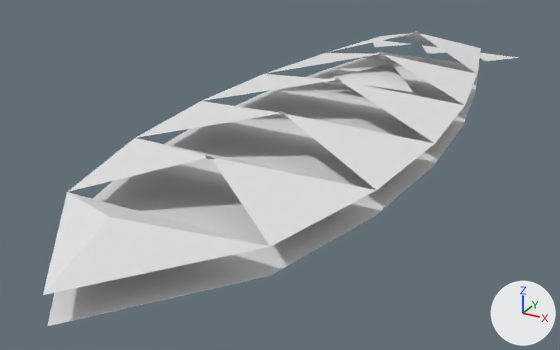
The OBJ model GameData/Meshes/Ships/vesper/bomber_heavy.obj: old version first, new version second.
Rendered twice from a camera (50 mm lens) standing at (3.07, -6.83, 2.67) and looking at (-0.25, -0.8, -0.34). Arrows for +X, +Y and +Z are at lower right; the lights stay in place. The first picture is the older version. Where no turn or scale is listed for an object, it has been applied to the vertices. Vertices at exactly the same position are counted once.

In view in the first picture: 'bomber_heavy'.
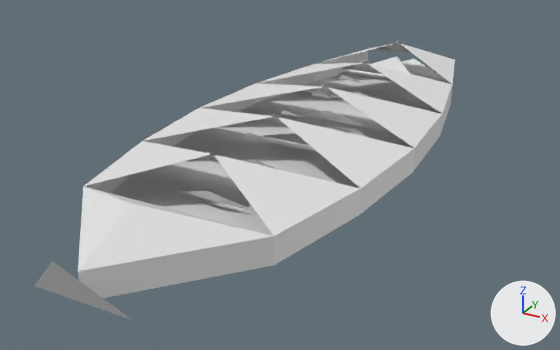
What the commit changed:
me_bomber_heavy is used by ob_bomber_heavy; location (0.0, 0.0, 0.0).
me_bomber_heavy had 59 vertices, 38 faces and spanned x -1.22..1.22, y -4.11..3.37, z 0.0..0.48.
me_bomber_heavy now has 98 vertices, 75 faces and spans x -1.11..1.11, y -4.0..2.19, z 0.0..0.5.
me_bomber_heavy part 1: the loose piece of 19 vertices spanning x -1.22..1.22, y -4.11..2.76, z 0.22..0.45 is rebuilt with 32 vertices and now spans x -1.11..1.11, y -3.82..2.05, z 0.0..0.46.
me_bomber_heavy part 2: the loose piece of 3 vertices spanning x -0.51..0.51, y 0.75..1.4, z 0.17..0.26 is rebuilt with 3 vertices and now spans x -0.48..0.48, y 0.99..1.58, z 0.18..0.31.
me_bomber_heavy part 3: 7 loose pieces with 21 vertices, spanning x -1.04..1.04, y -1.25..3.37, z 0.0..0.48, are deleted.
Part 4, on me_bomber_heavy:
13 vertices are removed from x -1.22..1.22, y -4.11..2.76, z 0.0.
11 faces are deleted.
55 vertices are added at x -0.98..0.98, y -4.0..2.19, z 0.0..0.5.
5 new vertices lie (0.24, 0.0, 0.0) away from vertices in x -0.12, y -2.19..1.72, z 0.4.
20 new faces join them.
Other edits to the shape of me_bomber_heavy do not show in these pictures.

Location of each change, (x1, y1, x2, y2) in pixels of the pictures (560 x 350 px):
'bomber_heavy', reshaped (12% narrower)
    before: (43, 31, 519, 326)
    after: (34, 40, 455, 320)
part 1 of me_bomber_heavy, rebuilt (14% narrower)
    before: (43, 33, 481, 295)
    after: (78, 43, 455, 298)
part 2 of me_bomber_heavy, rebuilt
    before: (328, 64, 413, 92)
    after: (338, 56, 410, 82)
part 3 of me_bomber_heavy, deleted
    before: (279, 31, 519, 117)
part 4 of me_bomber_heavy, built on
    before: (47, 52, 479, 326)
    after: (34, 40, 440, 320)
